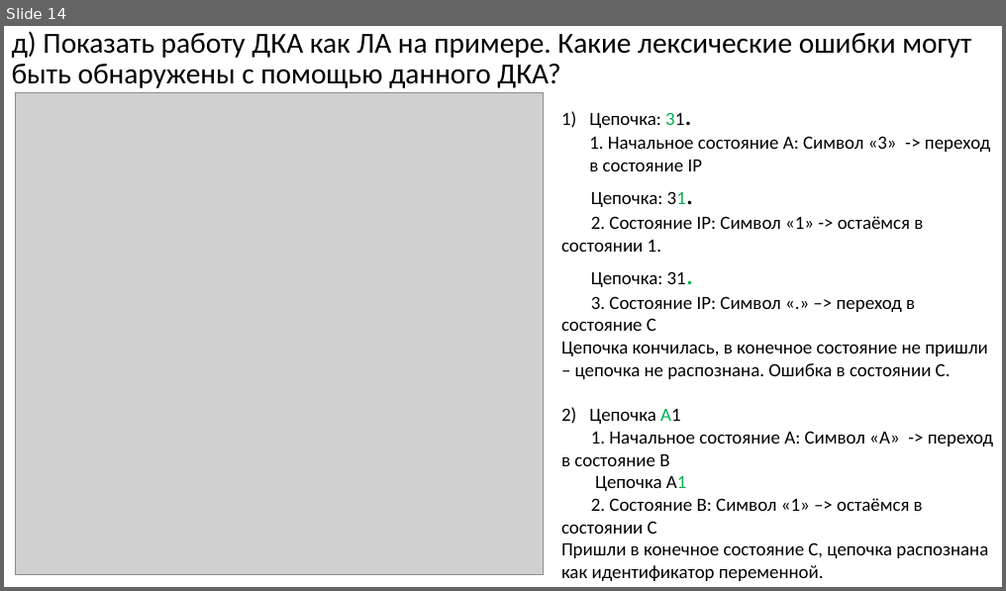
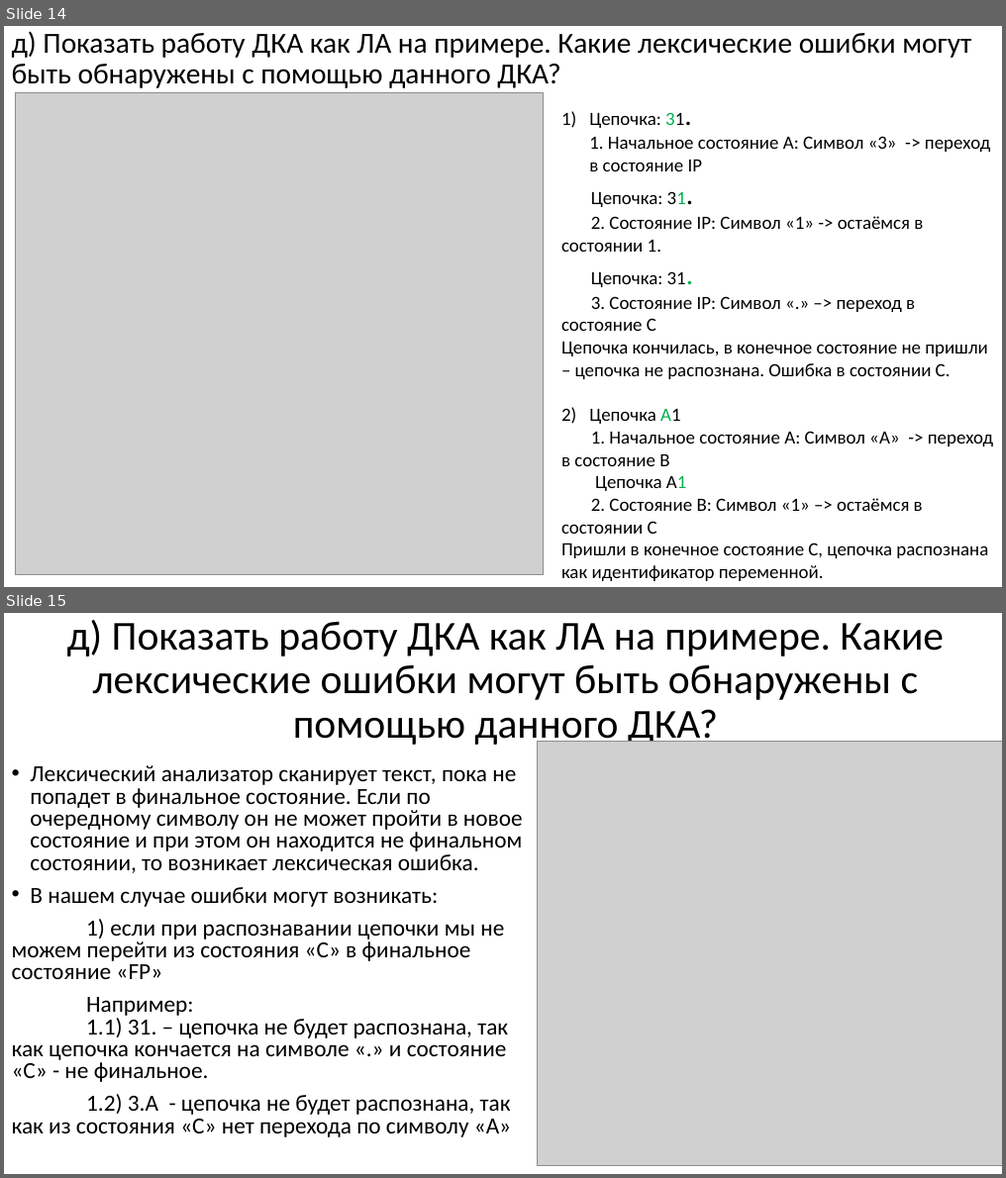
Before and after one commit to goddamnteam/korzun, a slide deck: task5.pptx. Shown one above the other, each under a label of ours: slide 14 before the commit, slides 14 and 15 after it. The pictures are 1006x591 and 1006x1178 pixels, drawn with LibreOffice and Linux fonts; fonts in the diff are those of the drawing; grey boxes stand for pictures. Boxes give left, top, right and bottom in pixels: in the first picture for what was removed or moved away, otherwise in the second. Text is boxed around its words. In the diff, an @@ line names an element or a change of style, - is before the commit and + after.

```diff
--- a/task5.pptx
+++ b/task5.pptx
@@ slide 15 added at (4,613,1002,1174), background #FFFFFF @@
@@ title added at (67,619,944,749), 39.6 pt, text #000000 @@
+д) Показать работу ДКА как ЛА на примере. Какие лексические ошибки могут быть обнаружены с помощью данного ДКА?
@@ picture added at (537,741,1002,1166) @@
@@ text added at (12,765,523,1138), 22.2 pt, text #000000 @@
+• Лексический анализатор сканирует текст, пока не попадет в финальное состояние. Если по очередному символу он не может пройти в новое состояние и при этом он находится не финальном состоянии, то возникает лексическая ошибка.
+• В нашем случае ошибки могут возникать:
+1) если при распознавании цепочки мы не можем перейти из состояния «С» в финальное состояние «FP»
+Например:
+1.1) 31. – цепочка не будет распознана, так как цепочка кончается на символе «.» и состояние «С» - не финальное.
+1.2) 3.А - цепочка не будет распознана, так как из состояния «С» нет перехода по символу «А»
```
Also in this commit, not shown: 1 other slide added, 1 slide removed.
